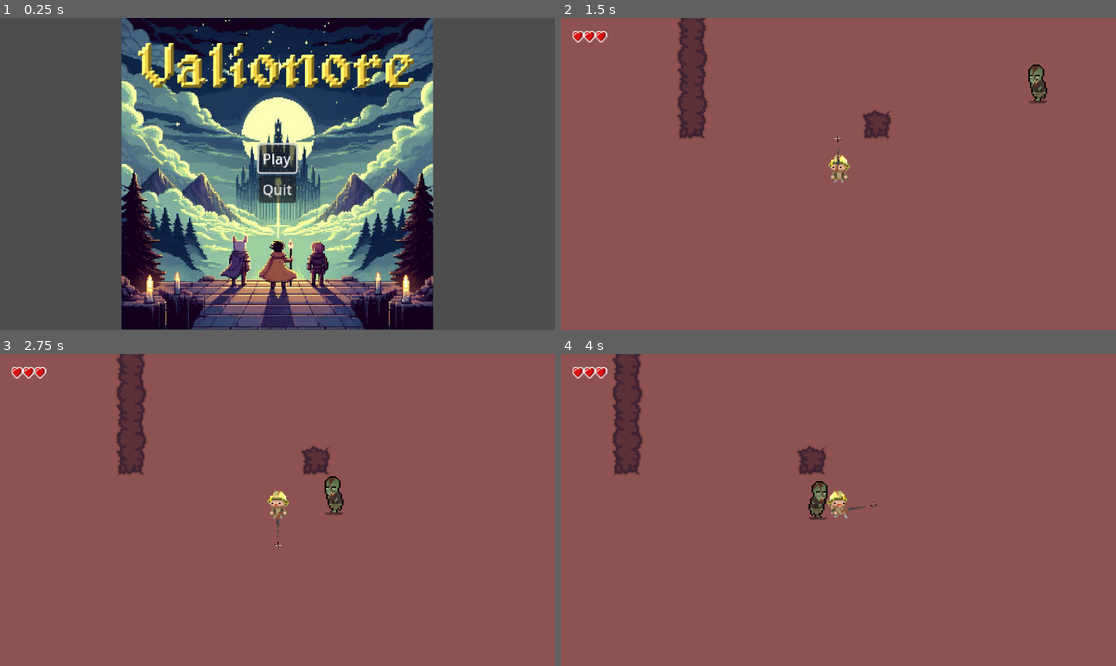
Above: before the commit, frames 1-4 (two rows, left to right).
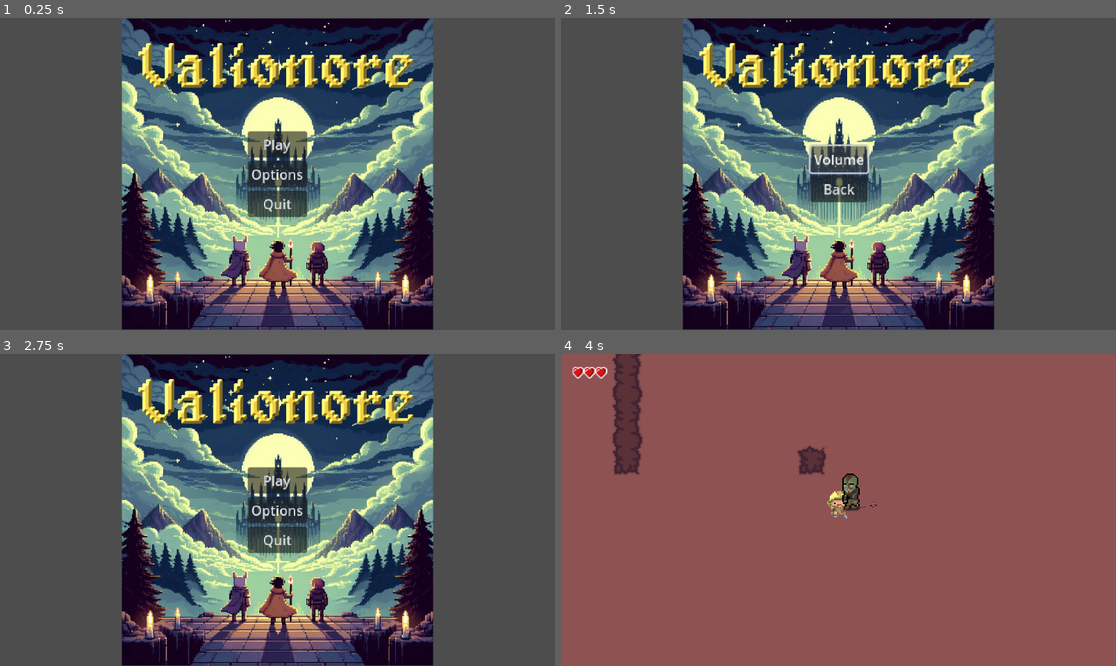
Above: after the commit, the same moments.

Repository: crazycoyotte/Valionore
Game: Godot game, scene res://Scenes/Menu.tscn
Two runs of this game, one before a commit and one after it. Both use one fixed random seed, a clock stepped at 60 frames per second and the inputs below. Before the commit the project starts from res://scenes/main_menu.tscn.
Inputs (mouse positions are in pixels of both pictures, inside the frame that each line leads up to):
- Up to frame 1 (0.25 s): no input
- Up to frame 2 (1.5 s): click (838, 174) at 0.5 s, where only the run after the commit has a clickable "Options"; click (838, 158) at 1.25 s, where only the run after the commit has a clickable "Volume"
- Up to frame 3 (2.75 s): click (277, 525) at 2 s, where only the run after the commit has a clickable "Back"
- Up to frame 4 (4 s): click (838, 478) at 2.75 s, where only the run after the commit has a clickable "Play"; move the mouse to (960, 494) at 3.52 s; hold D (move_right) from 3.53 s (still down); click (960, 494) at 3.6 s

The runs differ from the first frame. In frame 1, 6.8% of the frame differs, in the area x 21-79%, y 0-100%; in frame 2, 99%; in frame 3, 99%, in the area x 0-100%, y 0-100%; in frame 4, 0.7%.

Commit message:
Squashed commit of the following:
commit 289829068d1affc41a6616673d1d5980b0b68211
Author: Little-Chest <clement.berger@icloud.com>
Date:   Tue Jul 23 02:23:52 2024 +0200

    Changements menu option

    Suppression scène et script Menu_Option
    Ajout Options dans Menu et un switch pour voir (et interagir avec) les boutons Menu ou les boutons Options

commit 2fdcce1ff55503be49eacf71242bd03a3bc368a1
Author: Little-Chest <clement.berger@icloud.com>
Date:   Tue Jul 23 02:12:24 2024 +0200

    Changements majuscules scripts pour la casse

commit f0523b72b5c5d6efa4b7ce3dd33b899fb0c27985
Author: Little-Chest <clement.berger@icloud.com>
Date:   Tue Jul 23 01:48:55 2024 +0200

    Bouton option + centrage + majuscules partout

Diff:
--- /dev/null
+++ b/Scenes/Menu.tscn
@@ -0,0 +1,78 @@
+[gd_scene load_steps=3 format=3 uid="uid://t2norfbrf3rx"]
+
+[ext_resource type="Script" path="res://Scripts/Menu.gd" id="1_37bpi"]
+[ext_resource type="Texture2D" uid="uid://c5djkrc33vxxb" path="res://Sprites/Image titre.jpg" id="2_ef0u7"]
+
+[node name="Menu" type="Control"]
+layout_mode = 3
+anchors_preset = 15
+anchor_right = 1.0
+anchor_bottom = 1.0
+grow_horizontal = 2
+grow_vertical = 2
+script = ExtResource("1_37bpi")
+
+[node name="Sprite2D" type="Sprite2D" parent="."]
+position = Vector2(576, 324)
+scale = Vector2(0.63, 0.63)
+texture = ExtResource("2_ef0u7")
+
+[node name="MarginContainer" type="MarginContainer" parent="Sprite2D"]
+anchors_preset = 8
+anchor_left = 0.5
+anchor_top = 0.5
+anchor_right = 0.5
+anchor_bottom = 0.5
+offset_left = -610.0
+offset_top = -653.4
+offset_right = -540.0
+offset_bottom = -552.4
+grow_horizontal = 2
+grow_vertical = 2
+scale = Vector2(2.8, 2.8)
+
+[node name="VBoxContainer" type="VBoxContainer" parent="Sprite2D/MarginContainer"]
+layout_mode = 2
+
+[node name="Play" type="Button" parent="Sprite2D/MarginContainer/VBoxContainer"]
+layout_mode = 2
+text = "Play"
+
+[node name="Options" type="Button" parent="Sprite2D/MarginContainer/VBoxContainer"]
+layout_mode = 2
+text = "Options"
+
+[node name="Quit" type="Button" parent="Sprite2D/MarginContainer/VBoxContainer"]
+layout_mode = 2
+text = "Quit"
+
+[node name="MarginContainer2" type="MarginContainer" parent="Sprite2D"]
+visible = false
+anchors_preset = 8
+anchor_left = 0.5
+anchor_top = 0.5
+anchor_right = 0.5
+anchor_bottom = 0.5
+offset_left = -604.4
+offset_top = -604.4
+offset_right = -537.4
+offset_bottom = -538.4
+grow_horizontal = 2
+grow_vertical = 2
+scale = Vector2(2.8, 2.8)
+
+[node name="VBoxContainer" type="VBoxContainer" parent="Sprite2D/MarginContainer2"]
+layout_mode = 2
+
+[node name="Volume" type="Button" parent="Sprite2D/MarginContainer2/VBoxContainer"]
+layout_mode = 2
+text = "Volume"
+
+[node name="Back" type="Button" parent="Sprite2D/MarginContainer2/VBoxContainer"]
+layout_mode = 2
+text = "Back"
+
+[connection signal="pressed" from="Sprite2D/MarginContainer/VBoxContainer/Play" to="." method="_on_play_pressed"]
+[connection signal="pressed" from="Sprite2D/MarginContainer/VBoxContainer/Options" to="." method="_on_options_pressed"]
+[connection signal="pressed" from="Sprite2D/MarginContainer/VBoxContainer/Quit" to="." method="_on_quit_pressed"]
+[connection signal="pressed" from="Sprite2D/MarginContainer2/VBoxContainer/Back" to="." method="_on_back_pressed"]
--- a/scenes/MobSpawner.tscn
+++ b/Scenes/Mob_Spawner.tscn
@@ -1,6 +1,7 @@
 [gd_scene load_steps=2 format=3 uid="uid://0b6mssn7rwyt"]
 
-[ext_resource type="Script" path="res://scripts/MobSpawner.gd" id="1_ge4df"]
+[ext_resource type="Script" path="res://Scripts/Mob_Spawner.gd" id="1_ge4df"]
+
 
 [node name="MobSpawner" type="Node2D"]
 script = ExtResource("1_ge4df")
--- /dev/null
+++ b/Scripts/Menu.gd
@@ -0,0 +1,20 @@
+extends Control
+
+#func _process(_delta):
+	#$Sprite2D/MarginContainer.position.x = -(($Sprite2D/MarginContainer.size.x)/2)*$Sprite2D/MarginContainer.scale.x
+	#$Sprite2D/MarginContainer.position.y = -(($Sprite2D/MarginContainer.size.y)/2)*$Sprite2D/MarginContainer.scale.y
+	#print($Sprite2D/MarginContainer.get_transform())
+
+func _on_play_pressed():
+	get_tree().change_scene_to_file("res://Scenes/Game.tscn")
+
+func _on_options_pressed():
+	$Sprite2D/MarginContainer.visible = false
+	$Sprite2D/MarginContainer2.visible = true
+
+func _on_back_pressed():
+	$Sprite2D/MarginContainer2.visible = false
+	$Sprite2D/MarginContainer.visible = true
+
+func _on_quit_pressed():
+	get_tree().quit()
--- a/scripts/MobSpawner.gd
+++ b/Scripts/Mob_Spawner.gd
@@ -1,11 +1,11 @@
 extends Node2D
 
-@onready var mobs_to_spawn = 1
-@onready var mobs_alive = 1
-@onready var map = get_node(("/root/Game/level0/"))
-@onready var map_spawn_areas = map.get_child(0)
-@onready var ennemy = preload("res://scenes/zombie.tscn")
-var spawn_areas = []
+@onready var mobs_to_spawn := 1
+@onready var mobs_alive := 1
+@onready var map := get_node(("/root/Game/level0/"))
+@onready var map_spawn_areas := map.get_child(0)
+@onready var ennemy := preload("res://scenes/Zombie.tscn")
+var spawn_areas := []
 var last_spawn_area
 
 func _ready():
@@ -14,7 +14,7 @@
 			spawn_areas.append(i)
 	last_spawn_area = spawn_areas[randi() % spawn_areas.size()]
 
-func _physics_process(delta):
+func _physics_process(_delta):
 	if mobs_alive == 0:
 		mobs_to_spawn += 1
 		SpawnMob()
@@ -25,7 +25,7 @@
 #Retour : rien
 #
 func SpawnMob():
-	var i = 0
+	var i := 0
 	while i < mobs_to_spawn:
 		var spawn_area = spawn_areas[randi() % spawn_areas.size()]
 		if spawn_area.name != last_spawn_area.name:
--- a/project.godot
+++ b/project.godot
@@ -11,9 +11,13 @@
 [application]
 
 config/name="Valionore"
-run/main_scene="res://scenes/main_menu.tscn"
+run/main_scene="res://Scenes/Menu.tscn"
 config/features=PackedStringArray("4.2", "Forward Plus")
 config/icon="res://icon.svg"
+
+[display]
+
+window/size/always_on_top=true
 
 [input]
 
--- a/scenes/Seraphin.tscn
+++ b/scenes/Seraphin.tscn
@@ -1,6 +1,7 @@
 [gd_scene load_steps=2 format=3 uid="uid://dgm8ewp3vgas4"]
 
-[ext_resource type="Texture2D" uid="uid://bo2rewy1pgipw" path="res://sprites/spirit boss/Seraphin.png" id="1_60c4f"]
+[ext_resource type="Texture2D" uid="uid://bo2rewy1pgipw" path="res://Sprites/Spirit boss/Seraphin.png" id="1_60c4f"]
+
 
 [node name="Boss" type="Node2D"]
 
--- a/scenes/bullet.tscn
+++ b/scenes/bullet.tscn
@@ -1,7 +1,7 @@
 [gd_scene load_steps=4 format=3 uid="uid://cw4xnikx6eo7q"]
 
-[ext_resource type="Texture2D" uid="uid://datg860p2juh4" path="res://sprites/weapon/arrow_01e.png" id="1_7fyia"]
-[ext_resource type="Script" path="res://scripts/bullet.gd" id="1_sv0dv"]
+[ext_resource type="Script" path="res://Scripts/Bullet.gd" id="1_6sb4l"]
+[ext_resource type="Texture2D" uid="uid://datg860p2juh4" path="res://Sprites/Weapon/Arrow_01e.png" id="2_svgv3"]
 
 [sub_resource type="RectangleShape2D" id="RectangleShape2D_tqyvm"]
 size = Vector2(9.83873, 3.15815)
@@ -11,7 +11,7 @@
 rotation = 0.372863
 collision_layer = 0
 collision_mask = 3
-script = ExtResource("1_sv0dv")
+script = ExtResource("1_6sb4l")
 
 [node name="CollisionShape2D" type="CollisionShape2D" parent="."]
 position = Vector2(6.21494, -0.0396171)
@@ -21,6 +21,6 @@
 position = Vector2(5.86788, 0.0174692)
 rotation = 2.36555
 scale = Vector2(0.242966, 0.242966)
-texture = ExtResource("1_7fyia")
+texture = ExtResource("2_svgv3")
 
 [connection signal="body_entered" from="." to="." method="_on_body_entered"]
--- a/scenes/game.tscn
+++ b/scenes/game.tscn
@@ -1,9 +1,9 @@
 [gd_scene load_steps=6 format=3 uid="uid://dddt40eiyduu4"]
 
-[ext_resource type="PackedScene" uid="uid://drrltky7ish4o" path="res://scenes/player.tscn" id="1_m5vk5"]
-[ext_resource type="PackedScene" uid="uid://dboelyqi07q4d" path="res://scenes/level0.tscn" id="2_a7dey"]
-[ext_resource type="PackedScene" uid="uid://bv6k0o0a7wx7i" path="res://scenes/zombie.tscn" id="3_ncs23"]
-[ext_resource type="PackedScene" uid="uid://0b6mssn7rwyt" path="res://scenes/MobSpawner.tscn" id="4_wnaa8"]
+[ext_resource type="PackedScene" uid="uid://drrltky7ish4o" path="res://Scenes/Player.tscn" id="1_m5vk5"]
+[ext_resource type="PackedScene" uid="uid://dboelyqi07q4d" path="res://Scenes/Level0.tscn" id="2_a7dey"]
+[ext_resource type="PackedScene" uid="uid://bv6k0o0a7wx7i" path="res://Scenes/Zombie.tscn" id="3_ncs23"]
+[ext_resource type="PackedScene" uid="uid://0b6mssn7rwyt" path="res://Scenes/Mob_Spawner.tscn" id="4_wnaa8"]
 
 [sub_resource type="GDScript" id="GDScript_mglt4"]
 
--- a/scenes/main_menu.tscn
+++ /dev/null
@@ -1,43 +0,0 @@
-[gd_scene load_steps=4 format=3 uid="uid://t2norfbrf3rx"]
-
-[ext_resource type="Script" path="res://scripts/MainMenu.gd" id="1_ud4hl"]
-[ext_resource type="Texture2D" uid="uid://c5djkrc33vxxb" path="res://sprites/image titre.jpg" id="2_kllvl"]
-[ext_resource type="Script" path="res://scripts/Button.gd" id="3_bynqo"]
-
-[node name="MainMenu" type="Control"]
-layout_mode = 3
-anchors_preset = 15
-anchor_right = 1.0
-anchor_bottom = 1.0
-grow_horizontal = 2
-grow_vertical = 2
-script = ExtResource("1_ud4hl")
-
-[node name="Sprite2D" type="Sprite2D" parent="."]
-position = Vector2(576, 324)
-scale = Vector2(0.631836, 0.631836)
-texture = ExtResource("2_kllvl")
-
-[node name="MarginContainer" type="MarginContainer" parent="Sprite2D"]
-offset_left = -60.9
-offset_top = -95.7
-offset_right = -18.9
-offset_bottom = -29.7
-scale = Vector2(2.9, 2.9)
-
-[node name="VBoxContainer" type="VBoxContainer" parent="Sprite2D/MarginContainer"]
-layout_mode = 2
-
-[node name="Play" type="Button" parent="Sprite2D/MarginContainer/VBoxContainer"]
-layout_mode = 2
-text = "Play"
-script = ExtResource("3_bynqo")
-
-[node name="Quit" type="Button" parent="Sprite2D/MarginContainer/VBoxContainer"]
-layout_mode = 2
-text = "Quit"
-
-[node name="Camera2D" type="Camera2D" parent="Sprite2D"]
-
-[connection signal="pressed" from="Sprite2D/MarginContainer/VBoxContainer/Play" to="." method="_on_play_pressed"]
-[connection signal="pressed" from="Sprite2D/MarginContainer/VBoxContainer/Quit" to="." method="_on_quit_pressed"]
--- a/scenes/player.tscn
+++ b/scenes/player.tscn
@@ -1,29 +1,29 @@
 [gd_scene load_steps=38 format=3 uid="uid://drrltky7ish4o"]
 
-[ext_resource type="Texture2D" uid="uid://cccnl7g7264t6" path="res://sprites/player/Animation_cote.png" id="1_g0loc"]
-[ext_resource type="Script" path="res://scripts/player.gd" id="1_wxidm"]
-[ext_resource type="PackedScene" uid="uid://cbngnrpg7cnjf" path="res://scenes/weapon.tscn" id="3_qavc8"]
-[ext_resource type="Texture2D" uid="uid://bwuyxmp4sjfmp" path="res://sprites/life bar/max/1.png" id="4_mwxp8"]
-[ext_resource type="Texture2D" uid="uid://bwjfx5e8v8s0v" path="res://sprites/life bar/max/10.png" id="5_y1j0y"]
-[ext_resource type="Texture2D" uid="uid://egnrdpybtv65" path="res://sprites/life bar/max/2.png" id="6_ntl8u"]
-[ext_resource type="Texture2D" uid="uid://r3mdn65hpe8i" path="res://sprites/life bar/max/3.png" id="7_rucjg"]
-[ext_resource type="Texture2D" uid="uid://fpgxlxwnbn5t" path="res://sprites/life bar/max/4.png" id="8_gipt2"]
-[ext_resource type="Texture2D" uid="uid://ba44fgq80fesk" path="res://sprites/life bar/max/5.png" id="9_c3g78"]
-[ext_resource type="Texture2D" uid="uid://dku1i1ks2xj61" path="res://sprites/life bar/max/6.png" id="10_ru5s6"]
-[ext_resource type="Texture2D" uid="uid://dy48d7m3ealfe" path="res://sprites/life bar/max/7.png" id="11_abgwk"]
-[ext_resource type="Texture2D" uid="uid://76trim23wthb" path="res://sprites/life bar/max/8.png" id="12_lqbub"]
-[ext_resource type="Texture2D" uid="uid://b6bpqyhrkqyj6" path="res://sprites/life bar/max/9.png" id="13_c0srr"]
-[ext_resource type="Texture2D" uid="uid://cnn1kws5sbl0t" path="res://sprites/life bar/actual/0.png" id="14_fyup2"]
-[ext_resource type="Texture2D" uid="uid://chsjikktxljsa" path="res://sprites/life bar/actual/1.png" id="15_bk5g8"]
-[ext_resource type="Texture2D" uid="uid://drr8riebl0a0l" path="res://sprites/life bar/actual/10.png" id="16_wtvxj"]
-[ext_resource type="Texture2D" uid="uid://drhal18205gtu" path="res://sprites/life bar/actual/2.png" id="17_s4bwo"]
-[ext_resource type="Texture2D" uid="uid://6r6cf15slvd8" path="res://sprites/life bar/actual/3.png" id="18_7ubmc"]
-[ext_resource type="Texture2D" uid="uid://c6oa6d5rh6l4j" path="res://sprites/life bar/actual/4.png" id="19_66puk"]
-[ext_resource type="Texture2D" uid="uid://bav62tupj7y06" path="res://sprites/life bar/actual/5.png" id="20_y4srr"]
-[ext_resource type="Texture2D" uid="uid://b6emydcjrpvdc" path="res://sprites/life bar/actual/6.png" id="21_db34q"]
-[ext_resource type="Texture2D" uid="uid://5rhayl1kfwuf" path="res://sprites/life bar/actual/7.png" id="22_xl7b5"]
-[ext_resource type="Texture2D" uid="uid://kyqw5qi1834k" path="res://sprites/life bar/actual/8.png" id="23_8eks6"]
-[ext_resource type="Texture2D" uid="uid://dkw31a8tnved4" path="res://sprites/life bar/actual/9.png" id="24_23gnq"]
+[ext_resource type="Texture2D" uid="uid://cccnl7g7264t6" path="res://Sprites/Player/Animation_cote.png" id="1_g0loc"]
+[ext_resource type="Script" path="res://Scripts/Player.gd" id="1_wxidm"]
+[ext_resource type="PackedScene" uid="uid://cbngnrpg7cnjf" path="res://Scenes/Weapon.tscn" id="3_qavc8"]
+[ext_resource type="Texture2D" uid="uid://bwuyxmp4sjfmp" path="res://Sprites/Life bar/max/1.png" id="4_mwxp8"]
+[ext_resource type="Texture2D" uid="uid://bwjfx5e8v8s0v" path="res://Sprites/Life bar/max/10.png" id="5_y1j0y"]
+[ext_resource type="Texture2D" uid="uid://egnrdpybtv65" path="res://Sprites/Life bar/max/2.png" id="6_ntl8u"]
+[ext_resource type="Texture2D" uid="uid://r3mdn65hpe8i" path="res://Sprites/Life bar/max/3.png" id="7_rucjg"]
+[ext_resource type="Texture2D" uid="uid://fpgxlxwnbn5t" path="res://Sprites/Life bar/max/4.png" id="8_gipt2"]
+[ext_resource type="Texture2D" uid="uid://ba44fgq80fesk" path="res://Sprites/Life bar/max/5.png" id="9_c3g78"]
+[ext_resource type="Texture2D" uid="uid://dku1i1ks2xj61" path="res://Sprites/Life bar/max/6.png" id="10_ru5s6"]
+[ext_resource type="Texture2D" uid="uid://dy48d7m3ealfe" path="res://Sprites/Life bar/max/7.png" id="11_abgwk"]
+[ext_resource type="Texture2D" uid="uid://76trim23wthb" path="res://Sprites/Life bar/max/8.png" id="12_lqbub"]
+[ext_resource type="Texture2D" uid="uid://b6bpqyhrkqyj6" path="res://Sprites/Life bar/max/9.png" id="13_c0srr"]
+[ext_resource type="Texture2D" uid="uid://cnn1kws5sbl0t" path="res://Sprites/Life bar/actual/0.png" id="14_fyup2"]
+[ext_resource type="Texture2D" uid="uid://chsjikktxljsa" path="res://Sprites/Life bar/actual/1.png" id="15_bk5g8"]
+[ext_resource type="Texture2D" uid="uid://drr8riebl0a0l" path="res://Sprites/Life bar/actual/10.png" id="16_wtvxj"]
+[ext_resource type="Texture2D" uid="uid://drhal18205gtu" path="res://Sprites/Life bar/actual/2.png" id="17_s4bwo"]
+[ext_resource type="Texture2D" uid="uid://6r6cf15slvd8" path="res://Sprites/Life bar/actual/3.png" id="18_7ubmc"]
+[ext_resource type="Texture2D" uid="uid://c6oa6d5rh6l4j" path="res://Sprites/Life bar/actual/4.png" id="19_66puk"]
+[ext_resource type="Texture2D" uid="uid://bav62tupj7y06" path="res://Sprites/Life bar/actual/5.png" id="20_y4srr"]
+[ext_resource type="Texture2D" uid="uid://b6emydcjrpvdc" path="res://Sprites/Life bar/actual/6.png" id="21_db34q"]
+[ext_resource type="Texture2D" uid="uid://5rhayl1kfwuf" path="res://Sprites/Life bar/actual/7.png" id="22_xl7b5"]
+[ext_resource type="Texture2D" uid="uid://kyqw5qi1834k" path="res://Sprites/Life bar/actual/8.png" id="23_8eks6"]
+[ext_resource type="Texture2D" uid="uid://dkw31a8tnved4" path="res://Sprites/Life bar/actual/9.png" id="24_23gnq"]
 
 [sub_resource type="AtlasTexture" id="AtlasTexture_cdnxw"]
 atlas = ExtResource("1_g0loc")
--- a/scenes/weapon.tscn
+++ b/scenes/weapon.tscn
@@ -1,8 +1,8 @@
 [gd_scene load_steps=5 format=3 uid="uid://cbngnrpg7cnjf"]
 
-[ext_resource type="Texture2D" uid="uid://dsjehcqvgt5nw" path="res://sprites/crosshair.png" id="1_4xadt"]
-[ext_resource type="Script" path="res://scripts/weapon.gd" id="1_54p5v"]
-[ext_resource type="Texture2D" uid="uid://b2cswsvk0y4yt" path="res://sprites/weapon/[32x96]Shotgun_V1.00.png" id="3_wkkjh"]
+[ext_resource type="Texture2D" uid="uid://dsjehcqvgt5nw" path="res://Sprites/Crosshair.png" id="1_4xadt"]
+[ext_resource type="Script" path="res://Scripts/Weapon.gd" id="1_54p5v"]
+[ext_resource type="Texture2D" uid="uid://b2cswsvk0y4yt" path="res://Sprites/Weapon/[32x96]Shotgun_V1.00.png" id="3_wkkjh"]
 
 [sub_resource type="CircleShape2D" id="CircleShape2D_tjkqr"]
 radius = 128.016
--- a/scenes/zombie.tscn
+++ b/scenes/zombie.tscn
@@ -1,10 +1,11 @@
 [gd_scene load_steps=128 format=3 uid="uid://bv6k0o0a7wx7i"]
 
-[ext_resource type="Texture2D" uid="uid://bxf8fain0umef" path="res://sprites/zombie/Idle.png" id="1_ed4ko"]
-[ext_resource type="Script" path="res://scripts/zombie.gd" id="1_rjh12"]
-[ext_resource type="Texture2D" uid="uid://6unf88oqp86q" path="res://sprites/zombie/Attack.png" id="1_wucov"]
-[ext_resource type="Texture2D" uid="uid://bu67222g6yos5" path="res://sprites/zombie/Walk.png" id="2_ejw87"]
-[ext_resource type="Texture2D" uid="uid://ccqqayg415plt" path="res://sprites/zombie/Death.png" id="2_v2aaw"]
+[ext_resource type="Texture2D" uid="uid://bxf8fain0umef" path="res://Sprites/Zombie/Idle.png" id="1_ed4ko"]
+[ext_resource type="Script" path="res://Scripts/Zombie.gd" id="1_rjh12"]
+[ext_resource type="Texture2D" uid="uid://6unf88oqp86q" path="res://Sprites/Zombie/Attack.png" id="1_wucov"]
+[ext_resource type="Texture2D" uid="uid://bu67222g6yos5" path="res://Sprites/Zombie/Walk.png" id="2_ejw87"]
+[ext_resource type="Texture2D" uid="uid://ccqqayg415plt" path="res://Sprites/Zombie/Death.png" id="2_v2aaw"]
+
 
 [sub_resource type="AtlasTexture" id="AtlasTexture_y1xx3"]
 atlas = ExtResource("1_wucov")
--- a/scripts/Button.gd
+++ /dev/null
@@ -1,4 +0,0 @@
-extends Button
-
-func _ready():
-	grab_focus()
--- a/scripts/MainMenu.gd
+++ /dev/null
@@ -1,15 +0,0 @@
-extends Control
-
-var MainMenusizex = $".".position.x
-var MainMenusizey = $".".size
-
-func _ready():
-	print(MainMenusizex)
-	print(MainMenusizey)
-
-
-func _on_play_pressed():
-	get_tree().change_scene_to_file("res://scenes/game.tscn")
-
-func _on_quit_pressed():
-	get_tree().quit()
--- a/scripts/bullet.gd
+++ b/scripts/bullet.gd
@@ -1,19 +1,19 @@
 extends Area2D
 
-var travelled_distance = 0
+var travelled_distance := 0
 
 # A chaque frame
 func _physics_process(delta):
-	const SPEED = 700
-	const RANGE = 1000
+	const SPEED := 700
+	const RANGE := 1000
 
-	var direction = Vector2.RIGHT.rotated(rotation)
+	var direction := Vector2.RIGHT.rotated(rotation)
 
 	# la balle se déplace
 	position += direction * SPEED * delta
 	travelled_distance += SPEED * delta
 
-	# si a parcouru la distance RANGE > destruction
+	# si a parcouru la distance RANGE -> destruction
 	if travelled_distance > RANGE :
 		queue_free()
 
--- a/scripts/player.gd
+++ b/scripts/player.gd
@@ -1,30 +1,30 @@
 extends CharacterBody2D
-@onready var animated_sprite = $AnimatedSprite2D
-@onready var weapon = $Weapon
-@onready var weapon_sprite = $Weapon/Weapon_pivot/Shotgun
-var life = 3
-var life_max = 3
-var last_mouse_position_vector = Vector2(0,0)
-@onready var life_bar_max = $LifeBarMax
-@onready var life_bar_actual = $LifeBarActual
+@onready var animated_sprite := $AnimatedSprite2D
+@onready var weapon := $Weapon
+@onready var weapon_sprite := $Weapon/Weapon_pivot/Shotgun
+var life := 3
+var life_max := 3
+var last_mouse_position_vector := Vector2(0,0)
+@onready var life_bar_max := $LifeBarMax
+@onready var life_bar_actual := $LifeBarActual
 
 # fonction update
-func _physics_process(delta):
+func _physics_process(_delta):
 
 	# MAJ de la lifeBar
 	life_bar_max.play(str(life_max))
 	life_bar_actual.play(str(life))
 
 	# si le joueur se déplace
-	var direction = Input.get_vector("move_left", "move_right", "move_up", "move_down")
+	var direction := Input.get_vector("move_left", "move_right", "move_up", "move_down")
 	if direction != Vector2(0,0):
 		MovePlayer(direction)
 	else :
 		velocity = Vector2(0,0)
 
 	# si le joueur vise
-	var look_direction = Vector2(0,0)
-	var actual_mouse_position_vector = get_global_mouse_position() - global_position
+	var look_direction := Vector2(0,0)
+	var actual_mouse_position_vector := get_global_mouse_position() - global_position
 	actual_mouse_position_vector.x = int(actual_mouse_position_vector.x)
 	actual_mouse_position_vector.y = int(actual_mouse_position_vector.y)
 
@@ -71,4 +71,4 @@
 	life -= 1
 	print(life)
 	if life < 1:
-		get_tree().change_scene_to_file("res://scenes/main_menu.tscn")
+		get_tree().change_scene_to_file("res://scenes/Menu.tscn")
--- a/scripts/weapon.gd
+++ b/scripts/weapon.gd
@@ -1,6 +1,6 @@
 extends Area2D
 
-func _physics_process(delta):
+func _physics_process(_delta):
 	var enemies_in_range = get_overlapping_bodies()
 
 	if Input.is_action_just_pressed("shoot"):
@@ -12,7 +12,7 @@
 #
 #création d'un objet bullet
 func shoot():
-	const BULLET = preload("res://scenes/bullet.tscn")
+	const BULLET = preload("res://scenes/Bullet.tscn")
 	var new_bullet = BULLET.instantiate()
 	new_bullet.global_position = %ShootingPoint.global_position
 	new_bullet.global_rotation = %ShootingPoint.global_rotation
--- a/scripts/zombie.gd
+++ b/scripts/zombie.gd
@@ -35,7 +35,7 @@
 	if target:
 		navigation_agent.target_position = target.global_position
 
-func _physics_process(delta):
+func _physics_process(_delta):
 	if is_alive:
 		if target:
 			navigation_agent.target_position = target.global_position
Not shown, changed: sprites/crosshair.png.import
Not shown, changed: sprites/heart.png.import
Not shown, changed: sprites/image titre.jpg.import
Not shown, changed: sprites/life bar/actual/0.png.import
Not shown, changed: sprites/life bar/actual/1.png.import
Not shown, changed: sprites/life bar/actual/10.png.import
Not shown, changed: sprites/life bar/actual/2.png.import
Not shown, changed: sprites/life bar/actual/3.png.import
Not shown, changed: sprites/life bar/actual/4.png.import
Not shown, changed: sprites/life bar/actual/5.png.import
Not shown, changed: sprites/life bar/actual/6.png.import
Not shown, changed: sprites/life bar/actual/7.png.import
(and 23 more such lines)
